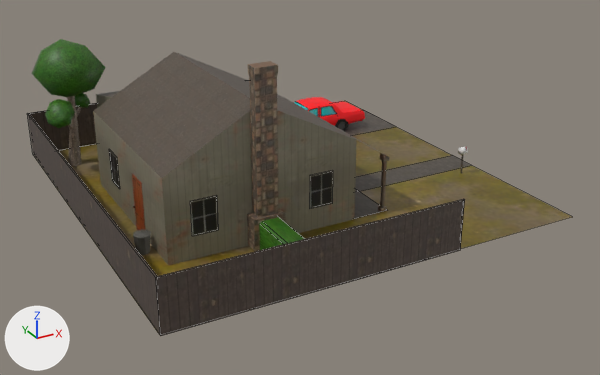
The FBX model Assets/Models/House 2.fbx as it was, and as the next commit left it.
Camera for both pictures: a 50 mm camera at (-8.96, -17.37, 8.43) aimed at (0.09, -0.92, 0.21). The lights are fixed; the arrows at lower left show +X, +Y and +Z. Mesh edges are drawn as thin lines on the coarser meshes. Where no turn or scale is listed for an object, it has been applied to the vertices.

Script lines for the objects in view, before the commit:
```python
me_cube_040 = bpy.data.meshes.new('Cube.040')
me_cube_040.from_pydata(...)  # 48 vertices, 37 faces; spans x -0.062..0.014, y -0.308..0.308, z -0.626..0.721
me_cube_040.materials.append(mat_mdoor)
me_plane_001 = bpy.data.meshes.new('Plane.001')
me_plane_001.from_pydata(...)  # 16 vertices, 14 faces; spans x -5.06..1.74, y -0.02..10.18, z -0.2..1.0
me_plane_001.materials.append(mat_fence)
me_plane_007 = bpy.data.meshes.new('Plane.007')
me_plane_007.from_pydata(...)  # 4 vertices, 1 face; spans x -5.07..5.07, y -5.07..5.07, z 0.0
me_plane_007.materials.append(mat_groundgrass)
ob_door_002 = bpy.data.objects.new('Door.002', me_cube_040)
ob_door_002.location = (-4.03, -1.05, 0.63)
ob_fence_001 = bpy.data.objects.new('Fence.001', me_plane_001)
ob_fence_001.location = (0.0, -5.07, 0.18)
ob_ground_001 = bpy.data.objects.new('Ground.001', me_plane_007)
ob_ground_001.location = (0.0, 0.0, 0.0)
# also in view: 'Building' at (-1.27, 0.54, 1.98); 'Window.012' at (-0.36, -2.72, 0.95); 'Sidewalk.001' at (2.45, 0.6, 0.01); 'Tree.001' at (-4.04, 3.95, 1.64); 'Window.007' at (-3.17, -2.72, 0.95)
```
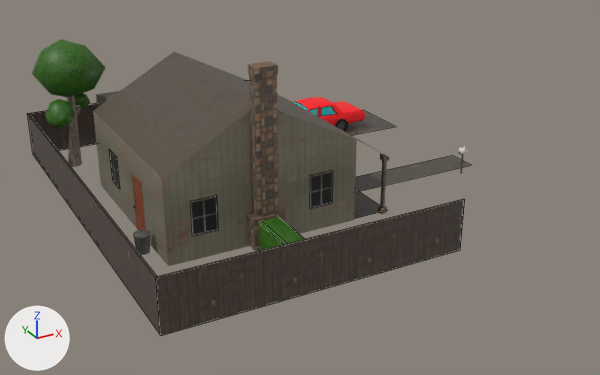
Commit message: House Stuff

Location of each change, (x1, y1, x2, y2) in pixels of the pictures (600 x 375 px):
```json
{"object": "Ground.001", "change": "deleted", "before": [34, 101, 572, 335]}
```

Edits to the scene script, one JSON object a line:
```json
{"op": "remove", "block": "ob_ground_001", "code": ["ob_ground_001 = bpy.data.objects.new('Ground.001', me_plane_007)", "ob_ground_001.location = (0.0, 0.0, 0.0)"]}
```
